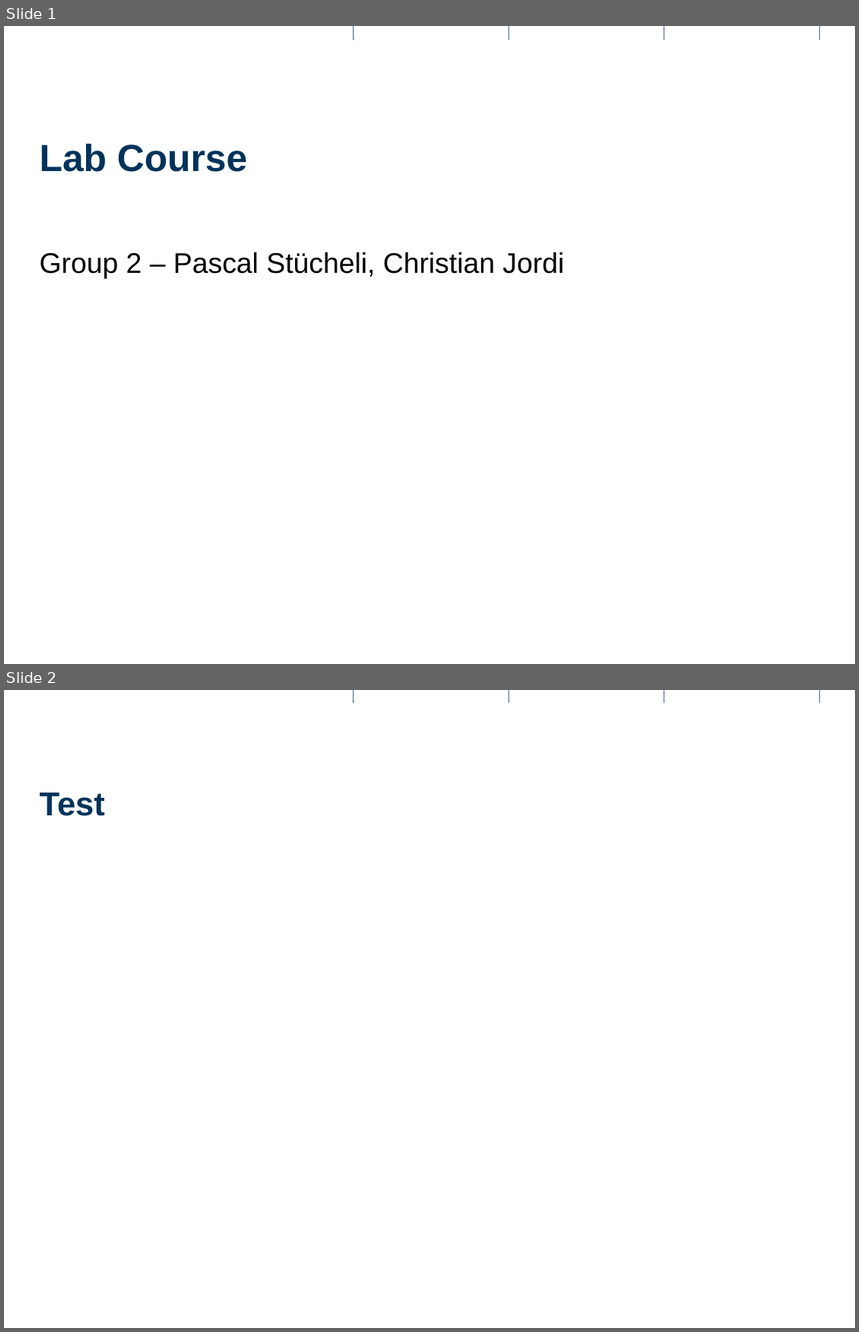
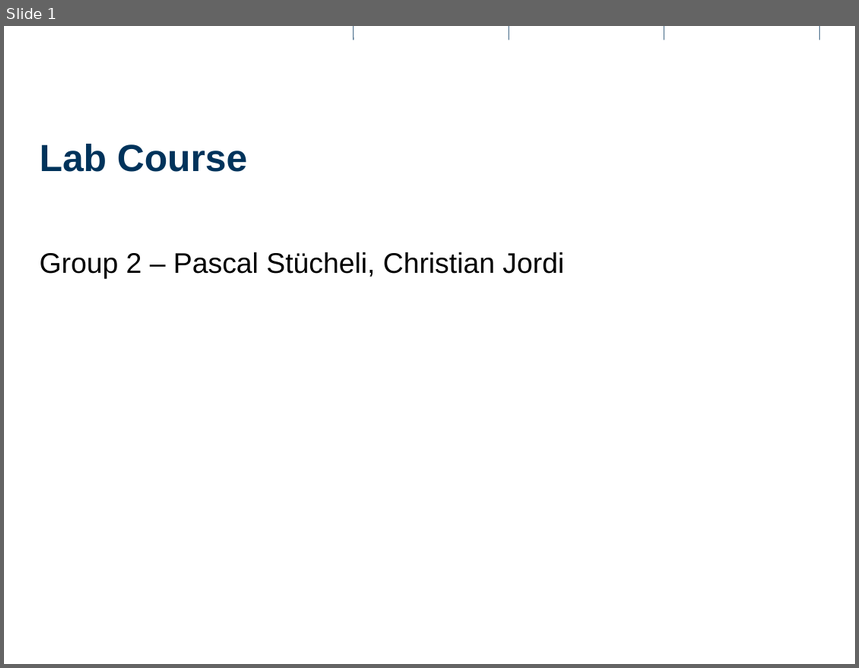
Before and after one commit to Pascal-Stucheli/Lab-Work, a slide deck: Presentation.pptx. Shown one above the other, each under a label of ours: slides 1 and 2 before the commit, slide 1 after it. The pictures are 859x1332 and 859x668 pixels, drawn with LibreOffice and Linux fonts; fonts in the diff are those of the drawing; background and template pictures are left out. Boxes give left, top, right and bottom in pixels: in the first picture for what was removed or moved away, otherwise in the second. Text is boxed around its words. In the diff, an @@ line names an element or a change of style, - is before the commit and + after.

```diff
--- a/Presentation.pptx
+++ b/Presentation.pptx
@@ slide 2 removed at box(4, 690, 855, 1328), background #FFFFFF @@
@@ line removed from (354, 690) to (354, 703) @@
@@ line removed from (509, 690) to (509, 703) @@
@@ line removed from (664, 690) to (664, 703) @@
@@ line removed from (819, 690) to (819, 703) @@
@@ title removed at box(40, 793, 105, 816) @@
-Test
@@ line removed from (208, 1313) to (208, 1328) @@
@@ line removed from (664, 1313) to (664, 1328) @@
```
Also in this commit, not shown: 5 slides added, 4 other files.
